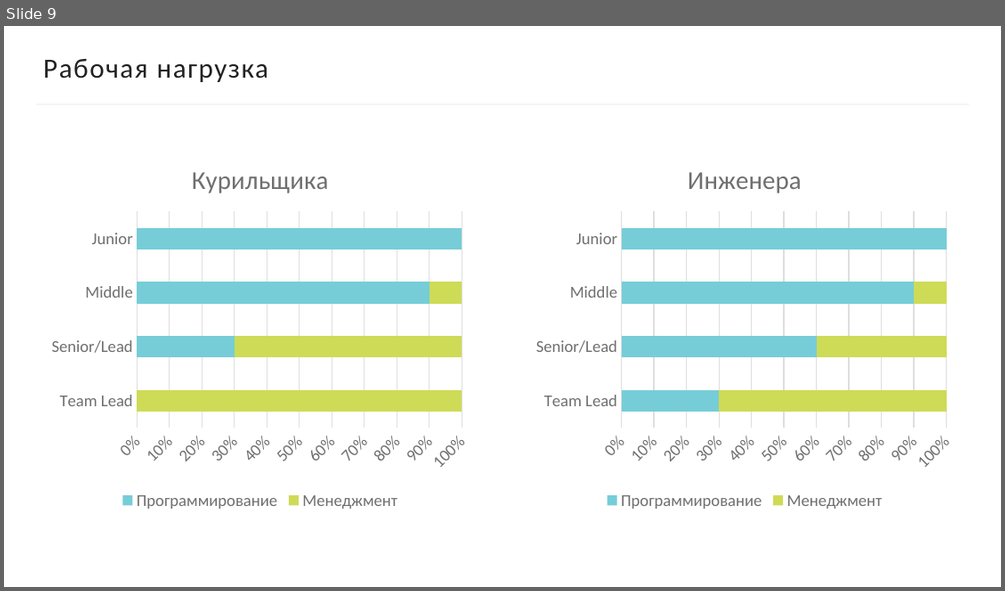
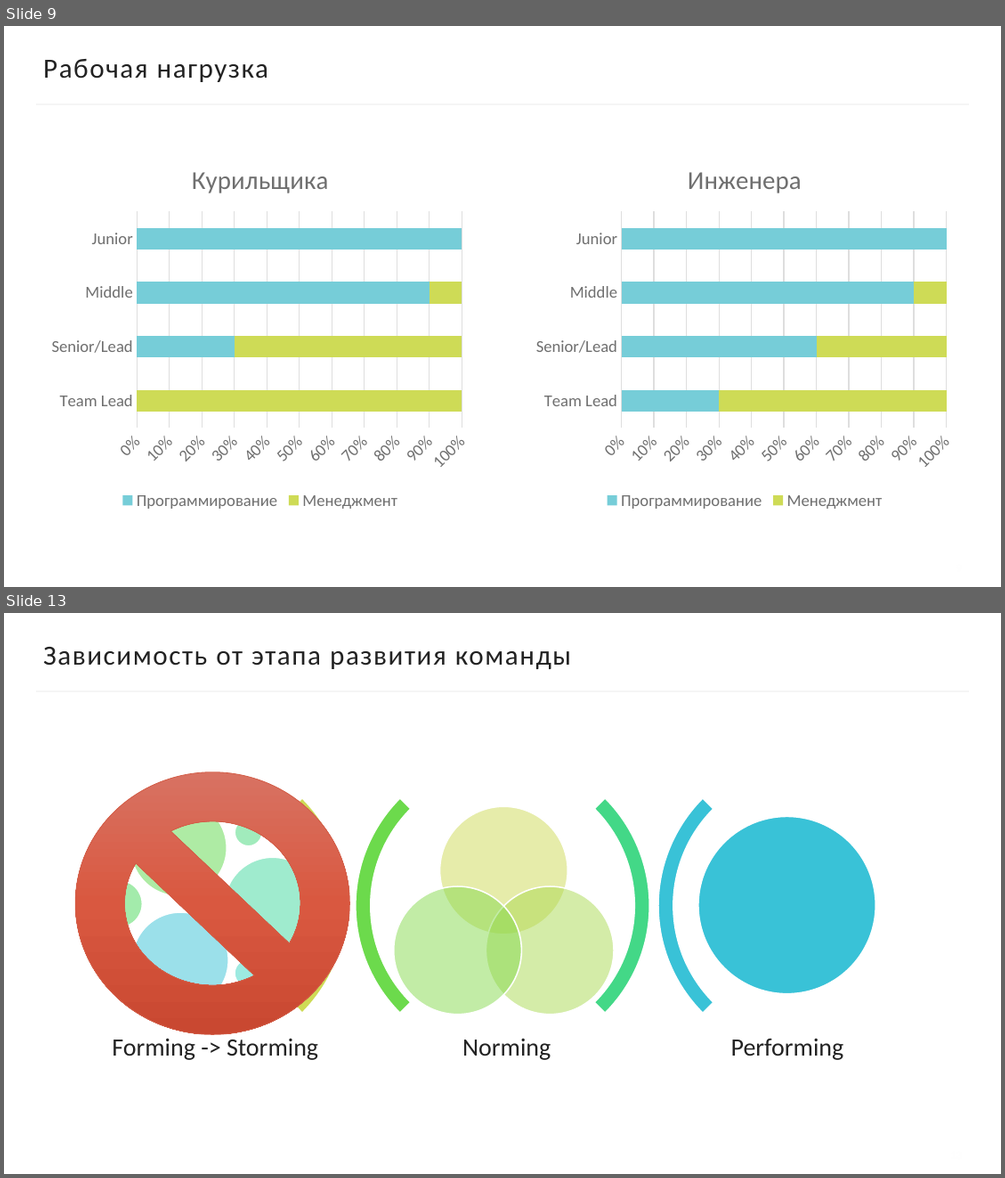
Before and after one commit to kugushev/presentations, a slide deck: 2020_HandZone4Teamlead/Presentation.pptx. Shown one above the other, each under a label of ours: slide 9 before the commit, slides 9 and 13 after it; the slides between them are not shown. The pictures are 1005x591 and 1005x1178 pixels, drawn with LibreOffice and Linux fonts; fonts in the diff are those of the drawing; background and template pictures are left out. Boxes give left, top, right and bottom in pixels: in the first picture for what was removed or moved away, otherwise in the second. Text is boxed around its words. In the diff, an @@ line names an element or a change of style, - is before the commit and + after.

```diff
--- a/2020_HandZone4Teamlead/Presentation.pptx
+++ b/2020_HandZone4Teamlead/Presentation.pptx
@@ slide 13 added at box(4, 613, 1001, 1174), background #FFFFFF; not listed: 1 template element that a slide beside it also shows @@
@@ title added at box(43, 647, 571, 669), 20 pt, text #222222 @@
+Зависимость от этапа развития команды
@@ no-entry sign added at box(76, 772, 350, 1035), fill gradient #D97263 to #DA5840 to #CA4931, outline #D35D47 0.5 pt @@
@@ group added at box(43, 754, 962, 1060): 10 ellipses, 4 arch (boxed as its full ring)s, 3 texts @@
+Norming
+Performing
+Forming -> Storming
@@ page number added at box(812, 1139, 962, 1174), 8 pt, text #FEFEFE, bold @@
+13
```
Also in this commit, not shown: 6 other slides added.
